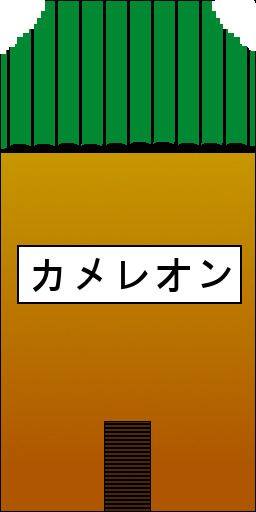
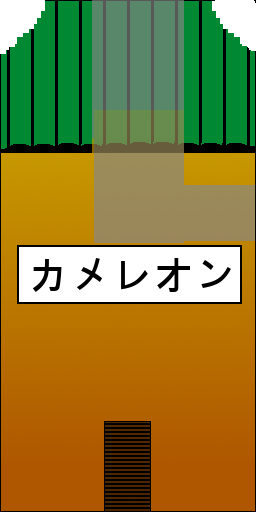
Layered file, before and after one edit (256×512). Changes by layer:
added layer "Calque Copié #1" (34%) above "Calque #1" over [92, 0, 184, 153]
painted on "roof" over [92, 0, 184, 153]
painted on "Arrière-plan" over [92, 28, 255, 243]
added layer "Calque Copié" (33%) above "Calque" over [94, 110, 255, 243]
added layer "Calque" over [92, 0, 255, 243]
